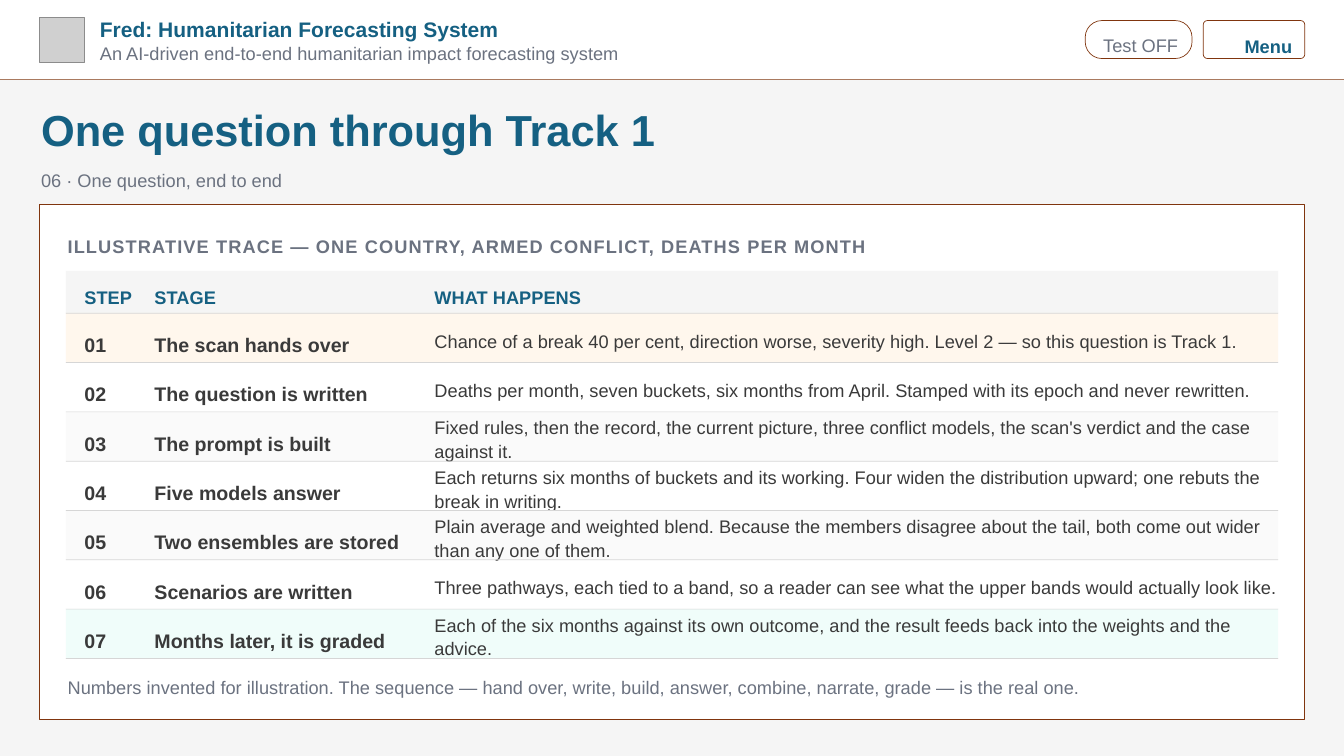
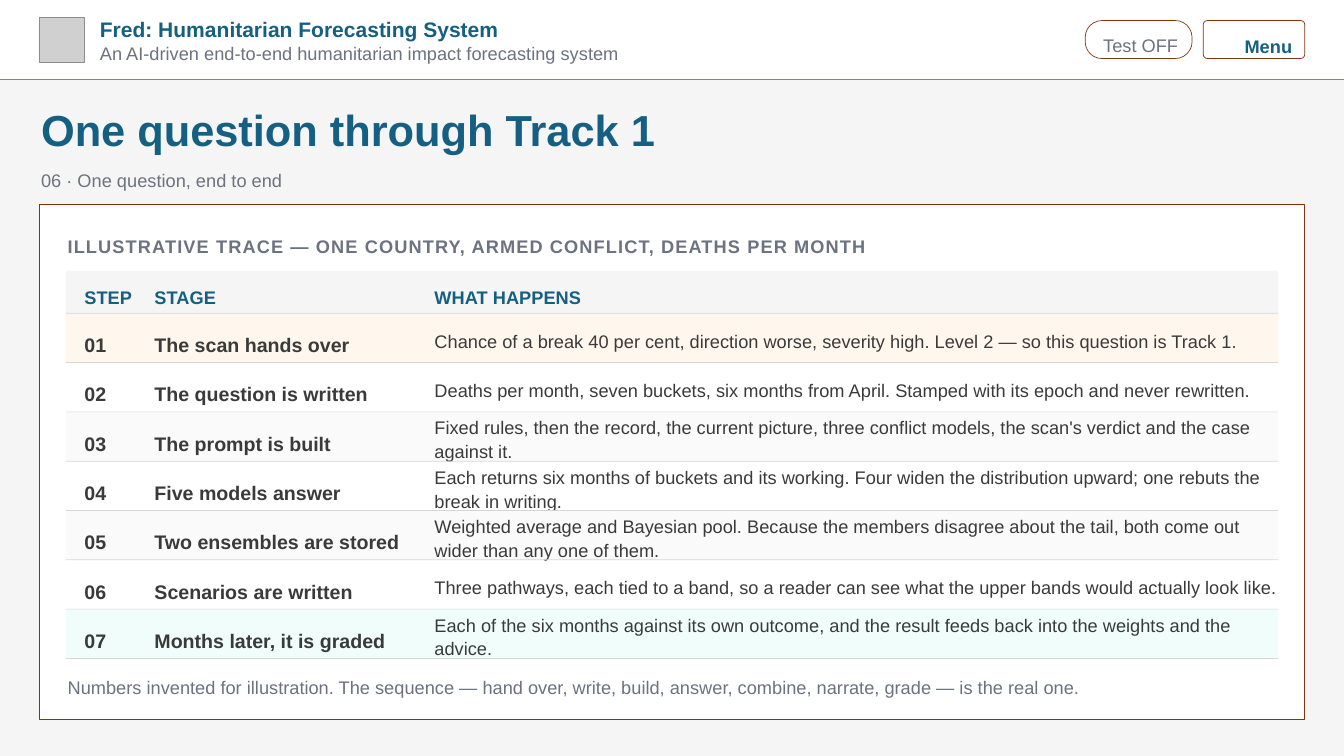
Before and after one commit to kwyjad/Pythia, a slide deck: slide 17 of docs/decks/3_forecast_tracks.pptx. Drawn at 1344x756 pixels with LibreOffice and Linux fonts; fonts in the diff are those of the drawing; grey boxes stand for pictures; background and template pictures are left out. Boxes give left, top, right and bottom in pixels: in the first picture for what was removed or moved away, otherwise in the second. Text is boxed around its words. In the diff, an @@ line names an element or a change of style, - is before the commit and + after.

```diff
--- a/docs/decks/3_forecast_tracks.pptx
+++ b/docs/decks/3_forecast_tracks.pptx
@@ text at <box>434,520,1239,561</box>: text changed @@
-Plain average and weighted blend. Because the members disagree about the tail, both come out wider than any one of them.
+Weighted average and Bayesian pool. Because the members disagree about the tail, both come out wider than any one of them.
```
Also in this commit, not shown: 4 other slides changed, 3 other files.
